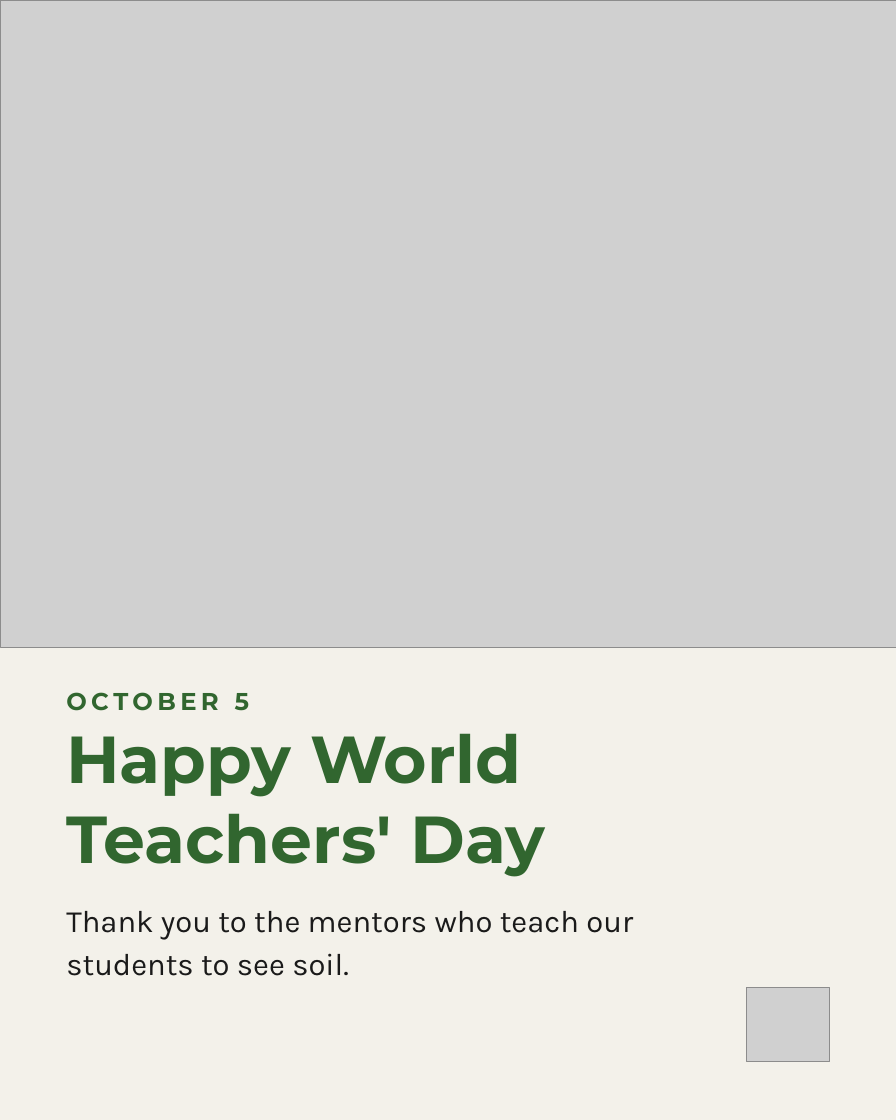
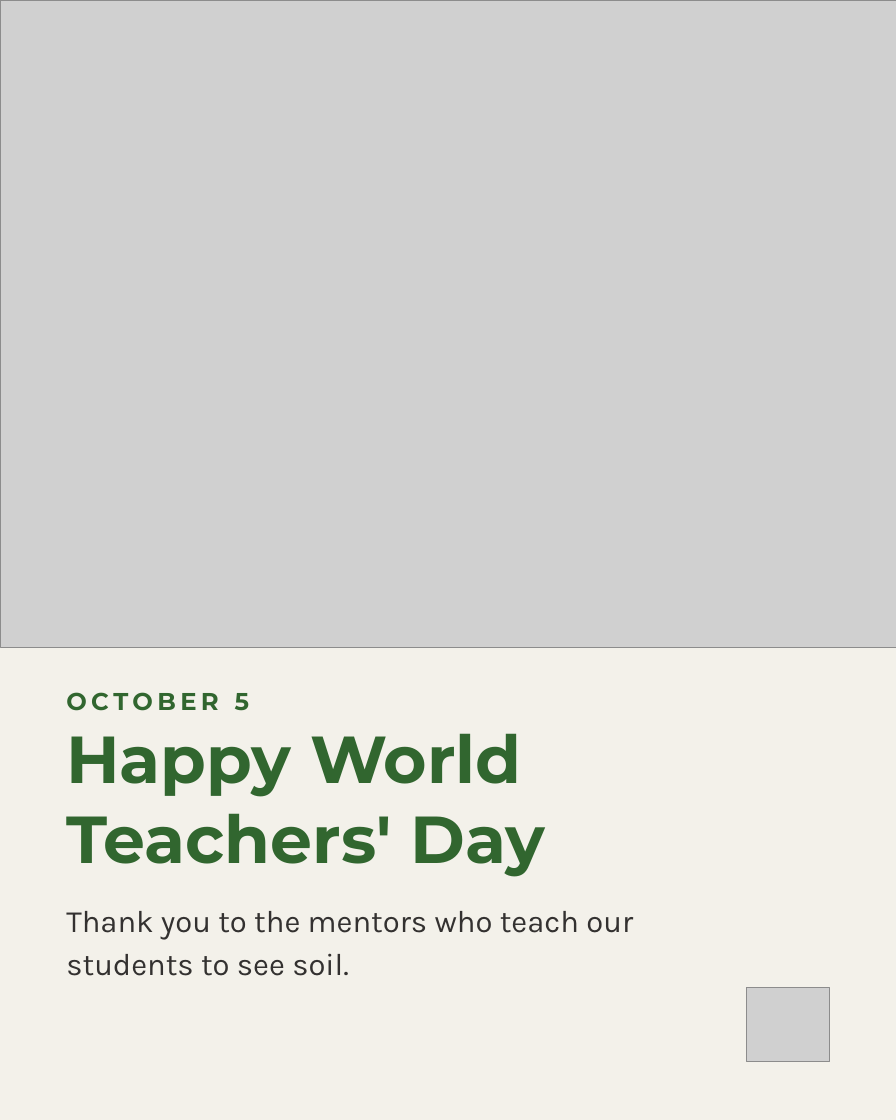
Before and after one commit to linneamoritznyc/SFW-SocialMedia, a slide deck: slide 1 of templates/posts/october/05-10-2026-mon-ig-teachers-day-option-1-photo.pptx. Drawn at 896x1120 pixels with LibreOffice and Linux fonts; fonts in the diff are those of the drawing; grey boxes stand for pictures. Boxes give left, top, right and bottom in pixels: in the first picture for what was removed or moved away, otherwise in the second. Text is boxed around its words. In the diff, an @@ line names an element or a change of style, - is before the commit and + after.

```diff
--- a/templates/posts/october/05-10-2026-mon-ig-teachers-day-option-1-photo.pptx
+++ b/templates/posts/october/05-10-2026-mon-ig-teachers-day-option-1-photo.pptx
@@ text "Thank you to the mentors ..." at <box>66,911,633,976</box>: text colour #1A1A1A to #333130 @@
```
Also in this commit, not shown: 20 other files.
